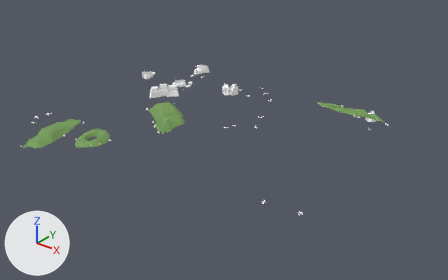
The glTF model assets/models/outdoor/outdoor_31.glb: old version first, new version second.
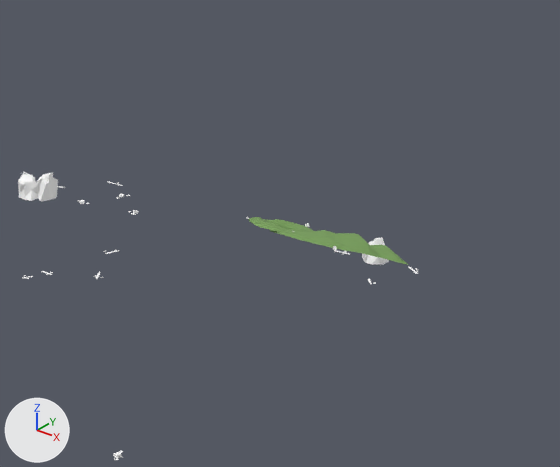
Each version appears first whole from a 50 mm lens placed at (87.6, -116.1, 68.0), pointed at (-1.4, -4.8, -1.0), and next in a close-up on the part from 48% to 100% of the width and 4% to 74% of the height. Arrows for +X, +Y and +Z are at lower left; the lights stay in place. The last two pictures show the newer version. Vertices at exactly the same position are counted once.

Names of what the first close-up shows: 'gas_station_town'.
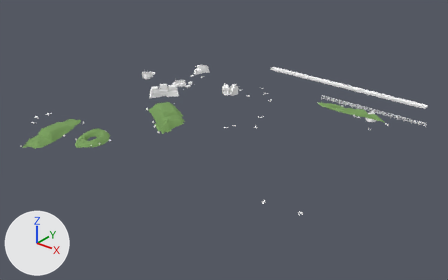
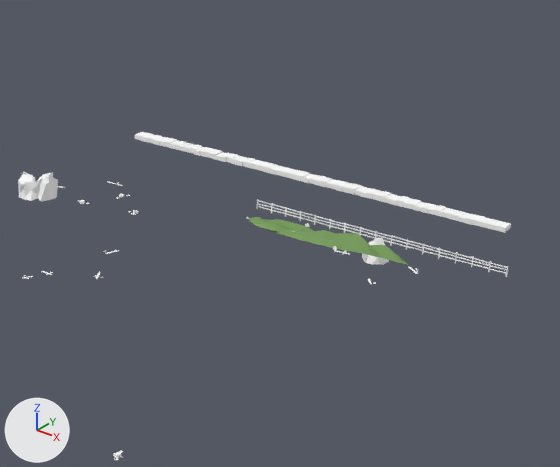
Boxes (x1, y1, x2, y2) around the edits, measured in the close-ups (560 x 467 px):
'gas_station_town', reshaped: before (18, 172, 418, 460); after (18, 132, 511, 460)
part 1 of me_gas_station_town, added: after (135, 132, 511, 277)

The change, as a diff of the scene's bpy script:
```diff
--- a/assets/models/outdoor/outdoor_31.glb.py
+++ b/assets/models/outdoor/outdoor_31.glb.py
@@ me_gas_station_town @@
 # used by ob_gas_station_town; location = (0.0, 0.0, 0.0)
-me_gas_station_town.from_pydata(...)  # 3932 vertices, 6166 faces; spans x -41.7..37.4, y -46.4..31.1, z 0.3..12.4
+me_gas_station_town.from_pydata(...)  # 5040 vertices, 7732 faces; spans x -41.7..37.4, y -46.4..44.7, z 0.3..12.4
+# me_gas_station_town part 1: 1108 vertices added at x -20.3..36.9, y 31.1..44.7, z 0.5..1.8
+# other edits to the shape of me_gas_station_town do not show in these pictures
 me_gas_station_town.materials.append(mat_ground)
```
